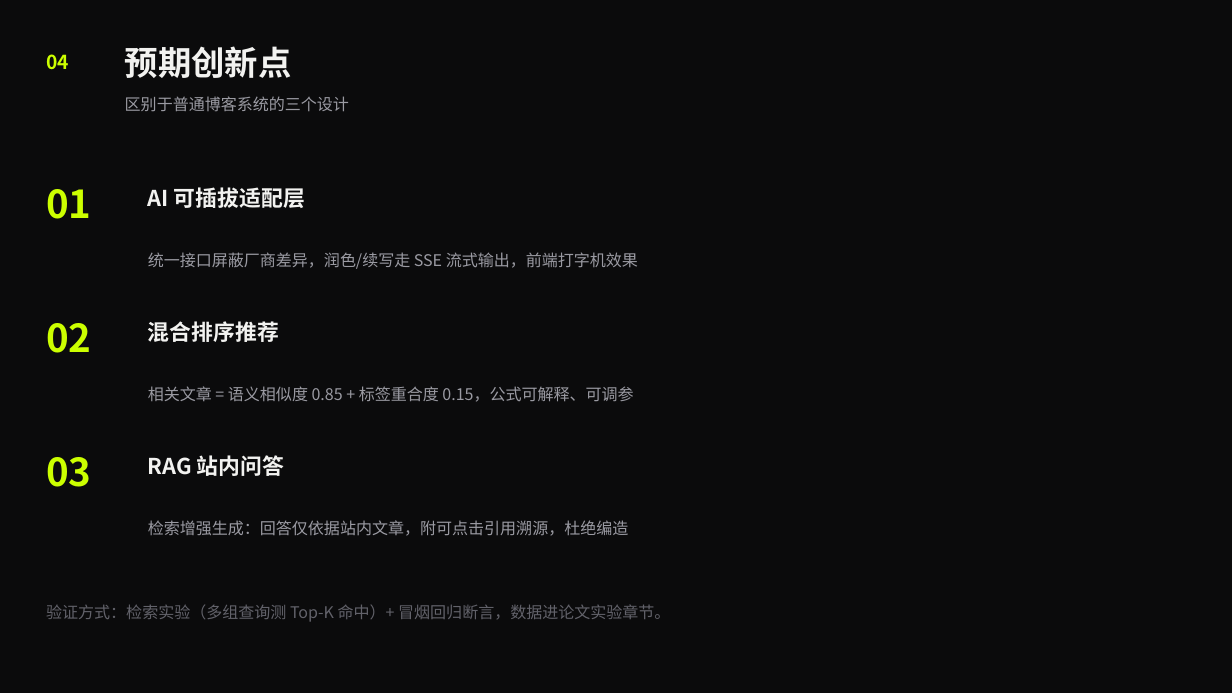
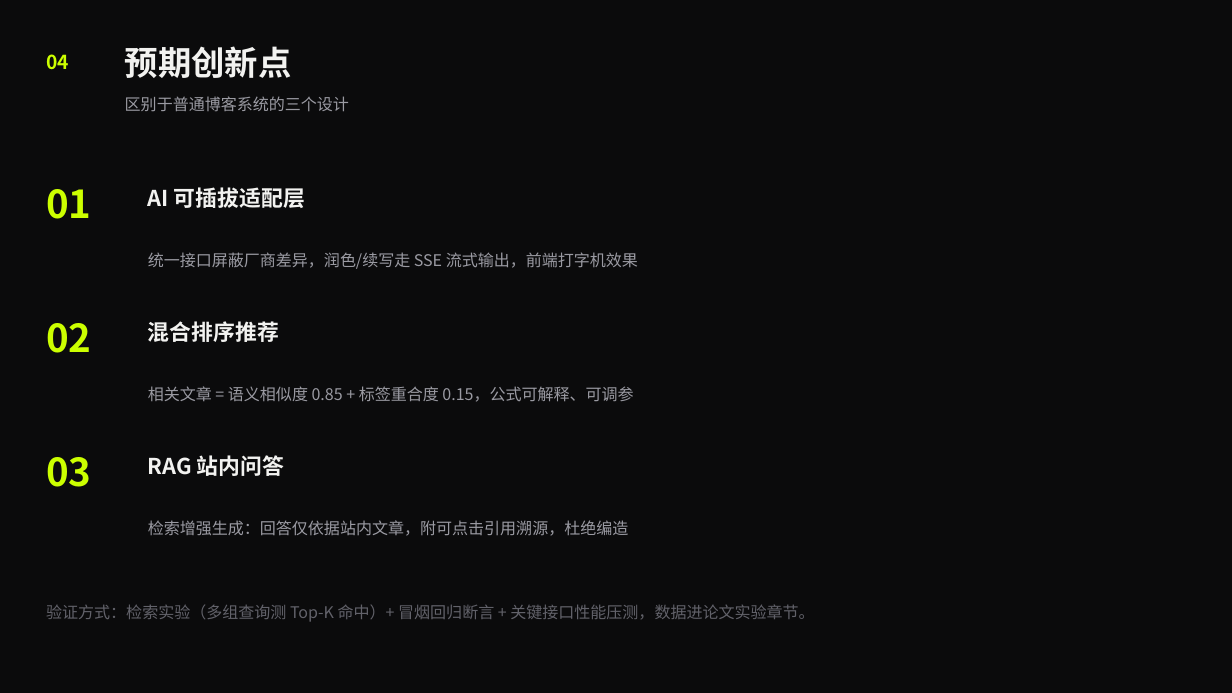
Before and after one commit to lggyx/inkpress2agent, a slide deck: slide 7 of docs/PPT/InkPress开题答辩PPT.pptx. Drawn at 1232x693 pixels with LibreOffice and Linux fonts; fonts in the diff are those of the drawing. Boxes give left, top, right and bottom in pixels: in the first picture for what was removed or moved away, otherwise in the second. Text is boxed around its words. In the diff, an @@ line names an element or a change of style, - is before the commit and + after.

Commit message:
docs(开题): 补齐任务书口径并修复表单生成链（材料改版）
- 开题报告 md：填入学生信息，新增智能检索研究重点与关键问题第 5 条，研究方法补需求访谈/问卷调研与 UML 用例图/活动图，进度补性能测试

- 开题答辩 PPT：封面补学院名称，S5/S7/S8 补调研方法与性能测试口径

- build_forms.py：剥离 Markdown ** 标记泄漏，进度段同步性能测试

- consistency_check.py：改为任务书 12 周设计期与材料 26 周全程双向核对

- tmp/：压测工具与验证脚本、两组实测数据归档；.gitignore 排除 .zcode/ 与 __pycache__/

```diff
--- a/docs/PPT/InkPress开题答辩PPT.pptx
+++ b/docs/PPT/InkPress开题答辩PPT.pptx
@@ text at [46,604,814,622]: text changed @@
-验证方式：检索实验（多组查询测 Top-K 命中）+ 冒烟回归断言，数据进论文实验章节。
+验证方式：检索实验（多组查询测 Top-K 命中）+ 冒烟回归断言 + 关键接口性能压测，数据进论文实验章节。
```
Also in this commit, not shown: 2 other slides changed, 21 other files.
